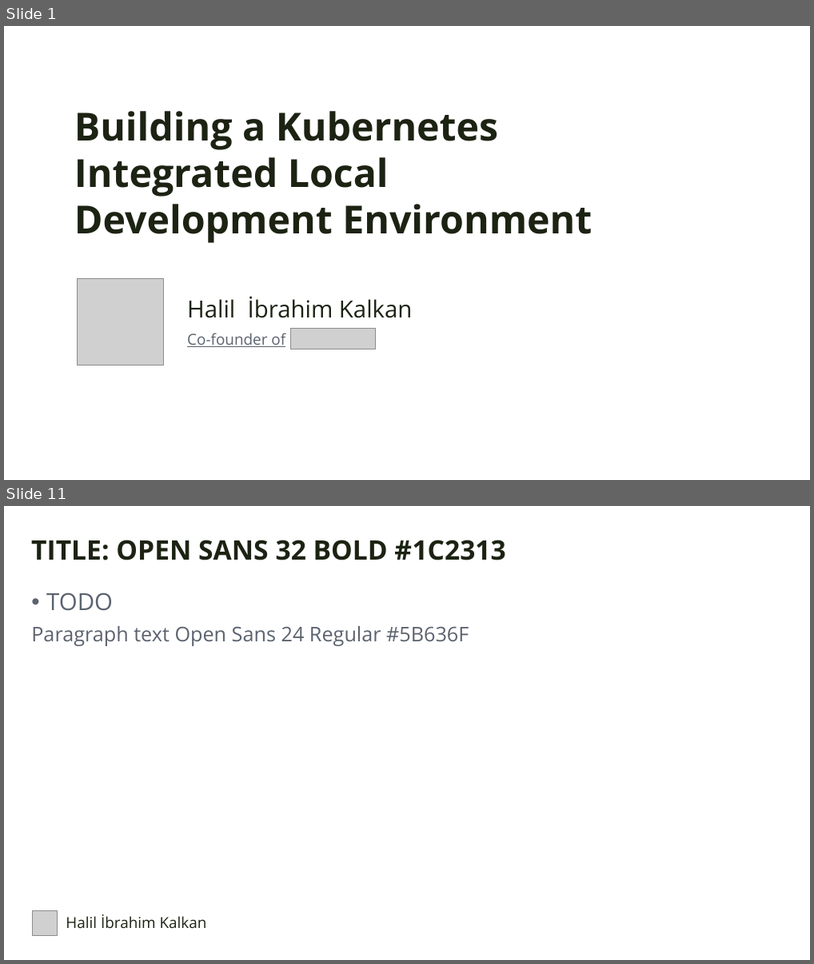
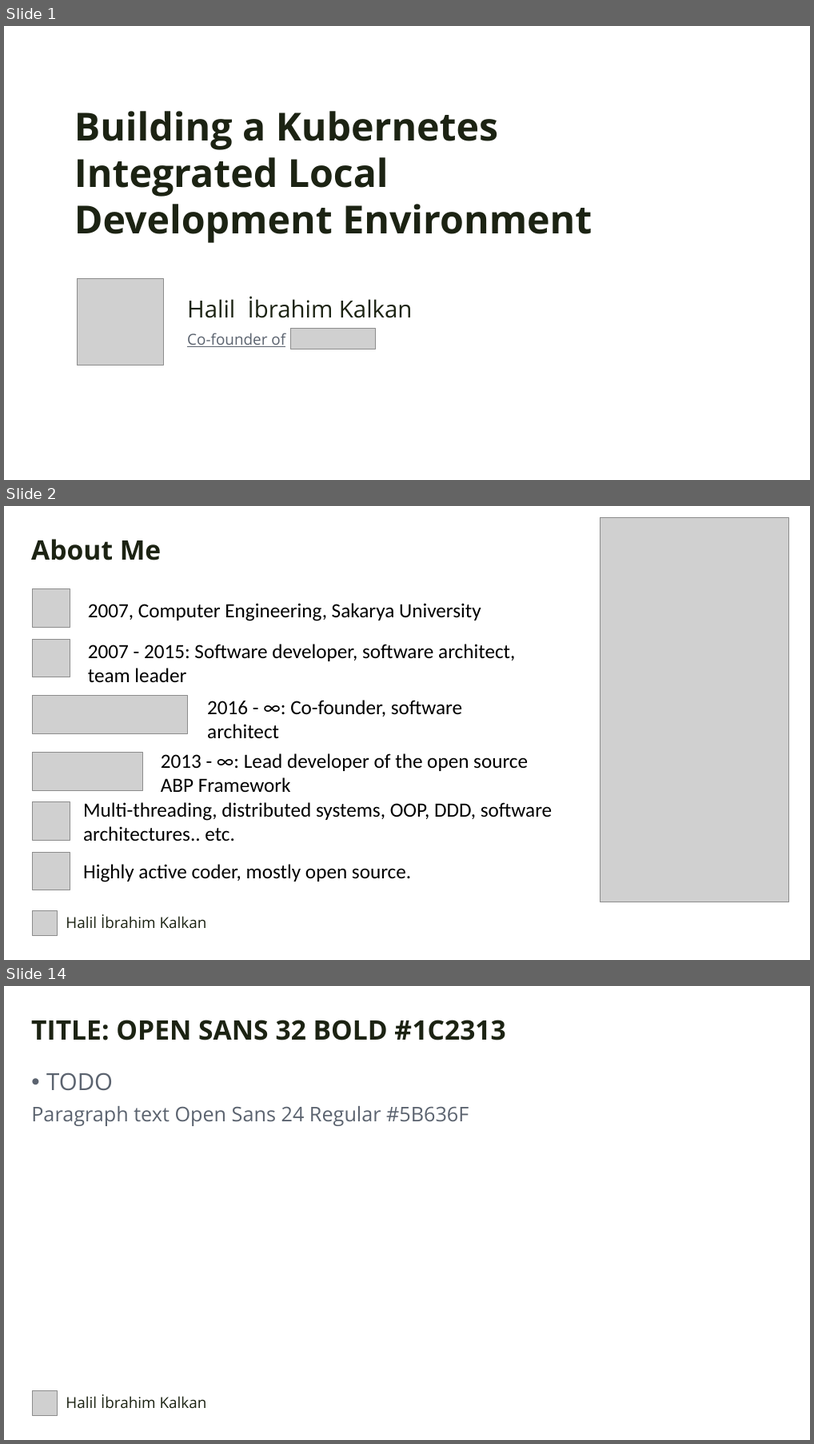
Before and after one commit to hikalkan/presentations, a slide deck: 2023-10-07 Devnot Kubernetes Integrated Development/KubernetesIntegratedDevelopment2023.pptx. Shown one above the other, each under a label of ours: slides 1 and 11 before the commit, slides 1, 2 and 14 after it; the slides between them are not shown. The pictures are 814x964 and 814x1444 pixels, drawn with LibreOffice and Linux fonts; fonts in the diff are those of the drawing; grey boxes stand for pictures; background and template pictures are left out. Boxes give left, top, right and bottom in pixels: in the first picture for what was removed or moved away, otherwise in the second. Text is boxed around its words. In the diff, an @@ line names an element or a change of style, - is before the commit and + after.

```diff
--- a/2023-10-07 Devnot Kubernetes Integrated Development/KubernetesIntegratedDevelopment2023.pptx
+++ b/2023-10-07 Devnot Kubernetes Integrated Development/KubernetesIntegratedDevelopment2023.pptx
@@ slide 2 added at box(4, 506, 810, 960), background picture (left out) @@
@@ picture added at box(601, 517, 790, 902) @@
@@ text added at box(31, 539, 161, 560), 32 pt, text #1C2313, bold @@
+About Me
@@ picture added at box(32, 589, 70, 627) @@
@@ text added at box(88, 603, 482, 621), 24 pt, text #000000 @@
+2007, Computer Engineering, Sakarya University
@@ picture added at box(33, 639, 70, 676) @@
@@ text added at box(88, 644, 515, 682), 24 pt, text #000000 @@
+2007 - 2015: Software developer, software architect, team leader
@@ picture added at box(32, 696, 187, 733) @@
@@ text added at box(207, 700, 462, 739), 24 pt, text #000000 @@
+2016 - ∞: Co-founder, software architect
@@ picture added at box(32, 752, 142, 790) @@
@@ text added at box(161, 753, 528, 792), 24 pt, text #000000 @@
+2013 - ∞: Lead developer of the open source ABP Framework
@@ picture added at box(32, 802, 70, 840) @@
@@ text added at box(83, 802, 552, 841), 24 pt, text #000000 @@
+Multi-threading, distributed systems, OOP, DDD, software architectures.. etc.
@@ picture added at box(32, 852, 70, 889) @@
@@ text added at box(83, 864, 411, 882), 24 pt, text #000000 @@
+Highly active coder, mostly open source.
@@ picture added at box(32, 910, 57, 935) @@
@@ text added at box(66, 914, 207, 928), 18 pt, text #1C2313 @@
+Halil İbrahim Kalkan
@@ what was slide 11 is now slide 14 @@
```
Also in this commit, not shown: 1 slide changed, 10 other slides added, 11 slides removed.
